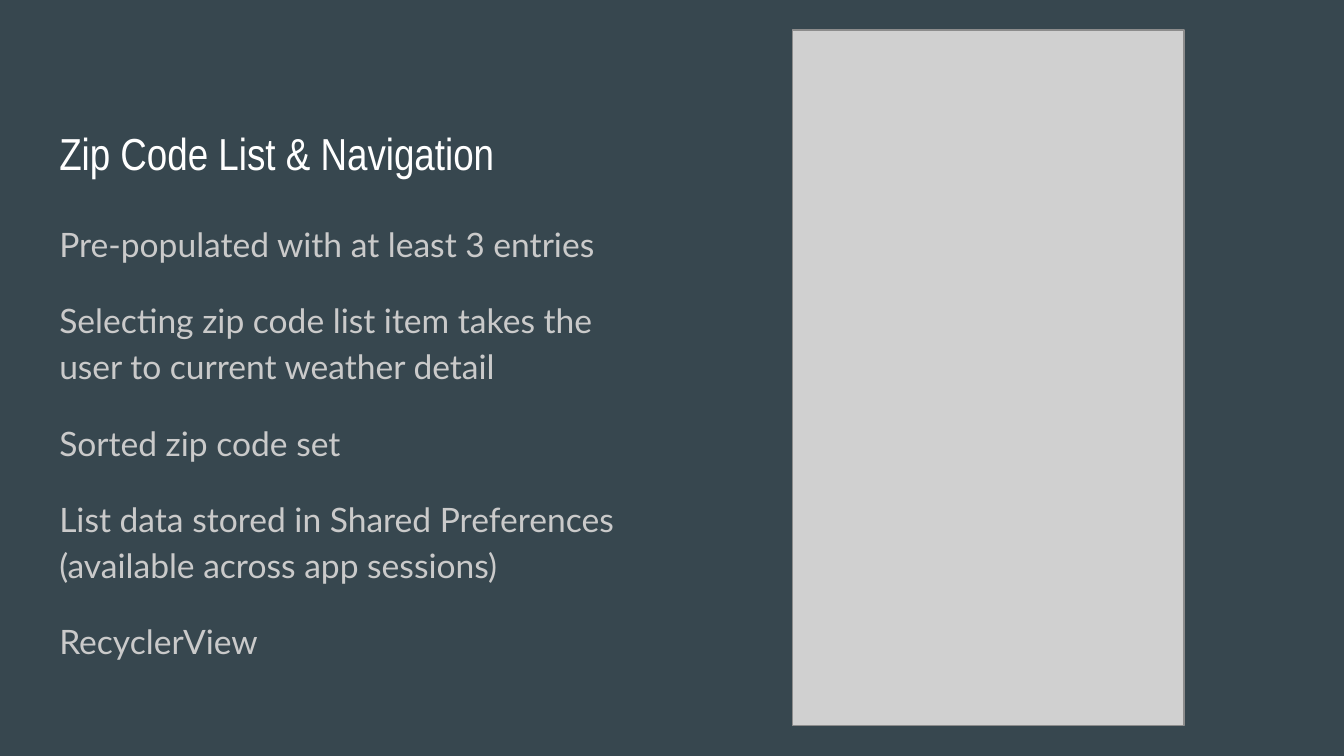
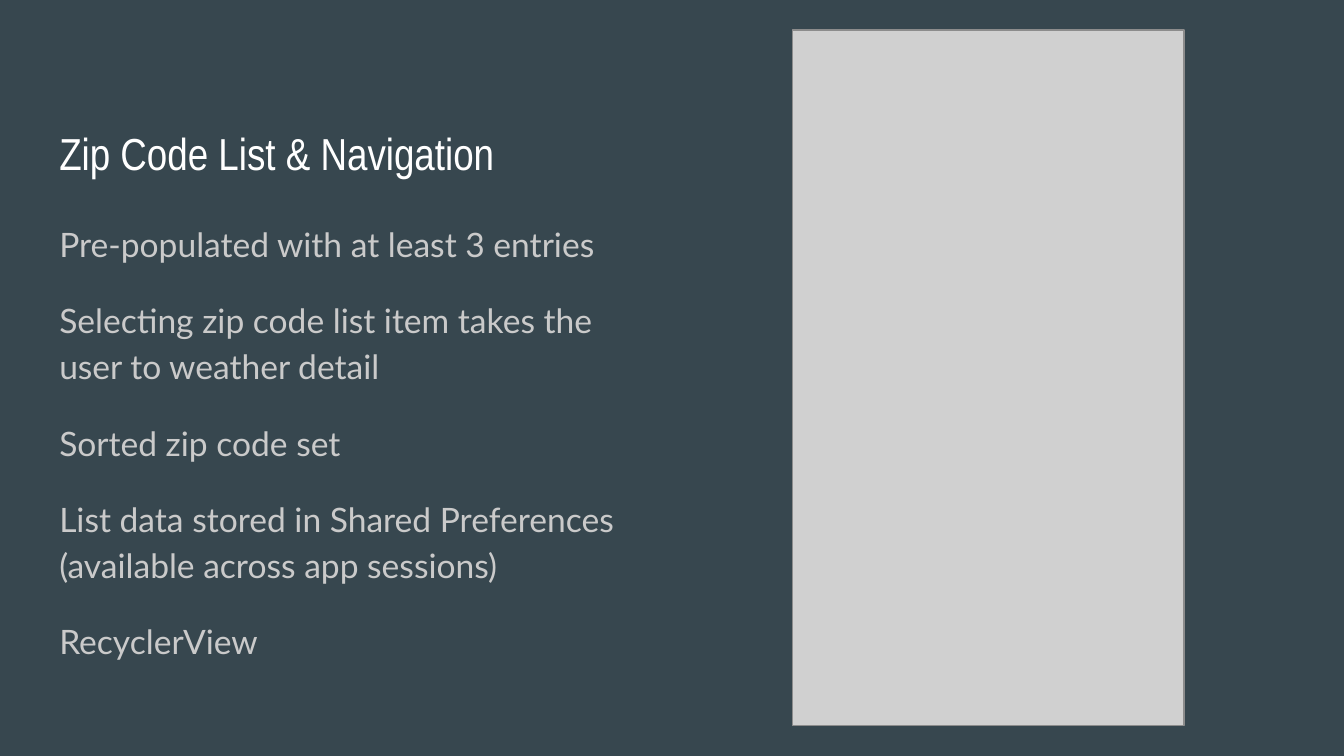
Before and after one commit to laurenyew/WeatherApp, a slide deck: slide 3 of Phunware_Weather_App_Presentation.pptx. Drawn at 1344x756 pixels with LibreOffice and Linux fonts; fonts in the diff are those of the drawing; grey boxes stand for pictures. Boxes give left, top, right and bottom in pixels: in the first picture for what was removed or moved away, otherwise in the second. Text is boxed around its words. In the diff, an @@ line names an element or a change of style, - is before the commit and + after.

```diff
--- a/Phunware_Weather_App_Presentation.pptx
+++ b/Phunware_Weather_App_Presentation.pptx
@@ text at [59, 308, 592, 379]: text changed @@
-Selecting zip code list item takes the user to current weather detail
+Selecting zip code list item takes the user to weather detail
```
Also in this commit, not shown: 1 other slide changed, 9 other files.
